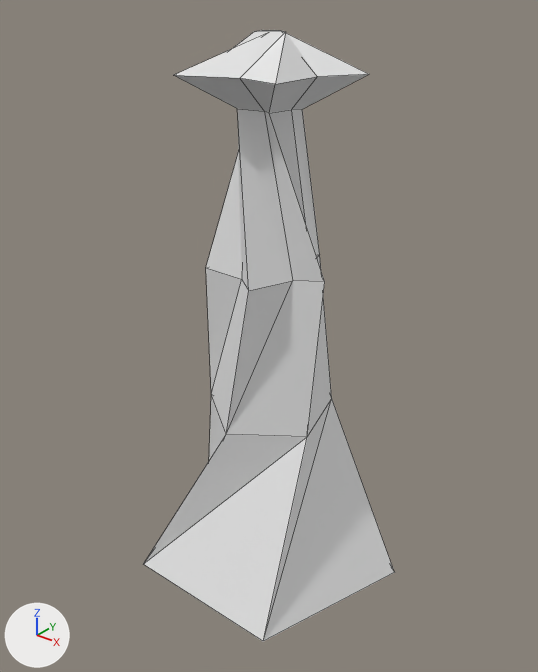
Before and after pictures for a commit that changed the OBJ model Chessgeon/Assets/_Game/Models/Morphy.obj.
One viewpoint serves both versions: a 50 mm lens placed at (1.44, -1.81, 2.02), pointed at (-0.01, 0.01, 0.89). The lights are fixed; the arrows at lower left show +X, +Y and +Z. Mesh edges are drawn as thin lines. Where no turn or scale is listed for an object, it has been applied to the vertices.

In view in the first picture: 'Morphy_Cylinder.003'.
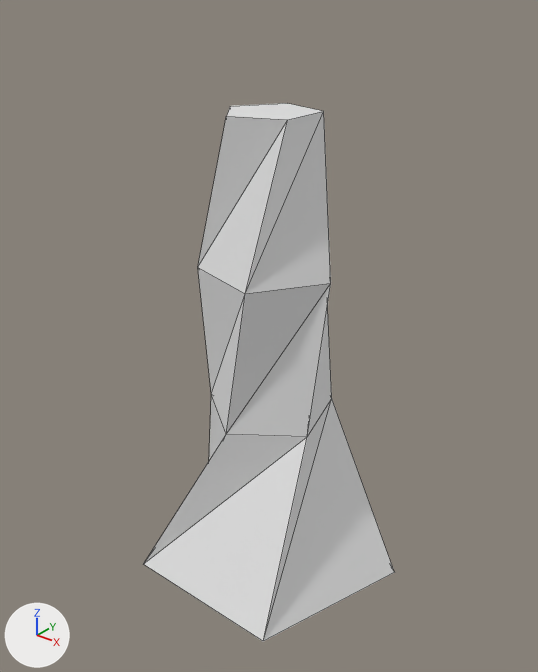
Commit message: Tweaked Morphy Model again.

Where the change shows, as pixel boxes (x1, y1, x2, y2) in the pictures (538 x 672 px):
'Morphy_Cylinder.003', reshaped (12% shorter)
    before: (144, 30, 395, 642)
    after: (144, 103, 395, 642)
part 1 of me_morphy_cylinder_003, cut back
    before: (174, 30, 368, 437)
    after: (198, 103, 332, 437)

The change, as a list of edits to the scene's bpy script:
```text
Change me_morphy_cylinder_003:
    used by ob_morphy_cylinder_003; location = (0.0, 0.0, 0.0)
    remove me_morphy_cylinder_003.from_pydata(...)  # 45 vertices, 52 faces; spans x -0.48..0.48, y -0.4..0.5, z 0.0..1.88
    add me_morphy_cylinder_003.from_pydata(...)  # 20 vertices, 32 faces; spans x -0.48..0.48, y -0.4..0.5, z 0.0..1.65
    me_morphy_cylinder_003 part 1
    35 vertices are removed from x -0.28..0.27, y -0.25..0.29, z 1.15..1.88
    41 faces are deleted
    10 vertices are added at x -0.2..0.23, y -0.22..0.23, z 1.15..1.65
    21 new faces join them
```
